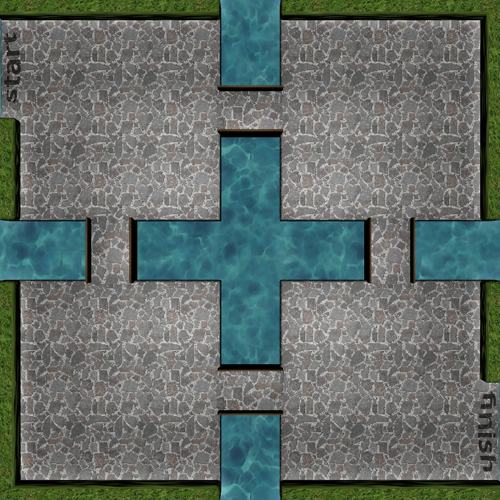
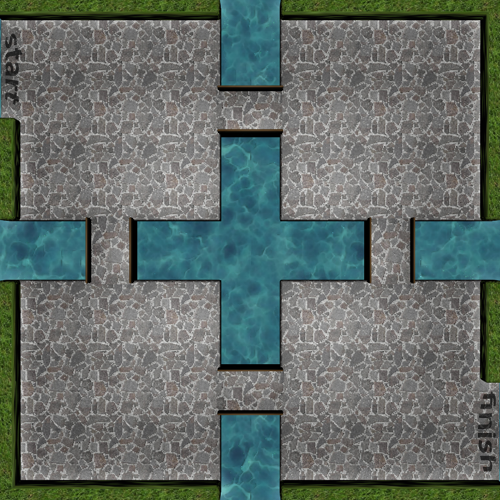
Layers edited between the first and the second (500, 500) image:
painted on "start" over [left=4, top=32, right=23, bottom=105]
